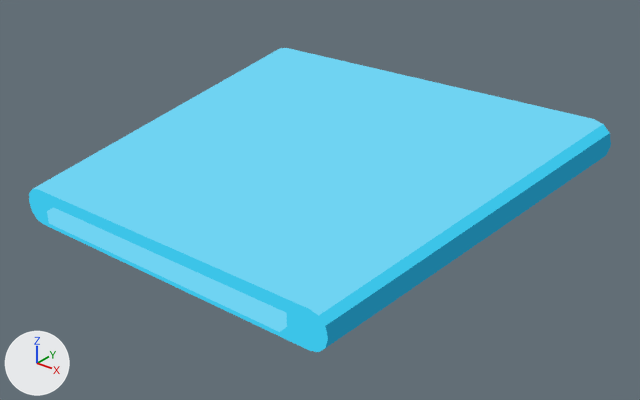
Before and after pictures for a commit that changed the glTF model Assets/TD2/Screen3D/Kit07/celadon3d/Plate_Pad.gltf.
Camera for both pictures: a camera (50 mm lens) standing at (1.085, -0.762, 0.835) and looking at (0.188, 0.359, 0.14). Lighting does not change. The marker at lower left points along +X, +Y and +Z. The older version comes first.

In view in the first picture: 'Plate_Pad_baked'.
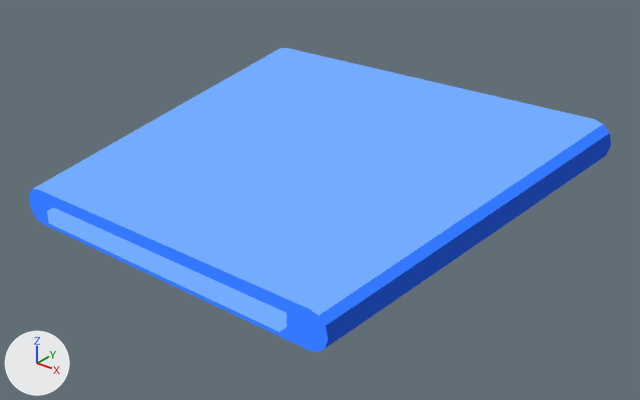
Location of each change, [x1, y1, x2, y2] in pixels of the pictures (640 x 400 px):
'Plate_Pad_baked', recoloured (cyan to blue)
    both: [29, 48, 611, 352]

The change, as a list of edits to the scene's bpy script:
```text
Change mat_k07_celadon_link_light:
    where n0 = _N.new('ShaderNodeEmission'); n0.name = 'Emission'
    n0.inputs[0].default_value: (0.159, 0.651, 0.888, 1.0) -> (0.171, 0.406, 1.0, 1.0)  # 'Color', cyan #6fd3f2 -> 'Color', blue #73abff
Change mat_k07_celadon_link_shadow:
    where n0 = _N.new('ShaderNodeEmission'); n0.name = 'Emission'
    n0.inputs[0].default_value: (0.0123, 0.202, 0.342, 1.0) -> (0.01, 0.047, 0.319, 1.0)  # 'Color', cyan #1d7c9e -> 'Color', blue #193d99
Change mat_k07_celadon_link:
    where n0 = _N.new('ShaderNodeEmission'); n0.name = 'Emission'
    n0.inputs[0].default_value: (0.0452, 0.552, 0.807, 1.0) -> (0.0331, 0.187, 1.0, 1.0)  # 'Color', cyan #3cc4e8 -> 'Color', blue #3378ff
```
